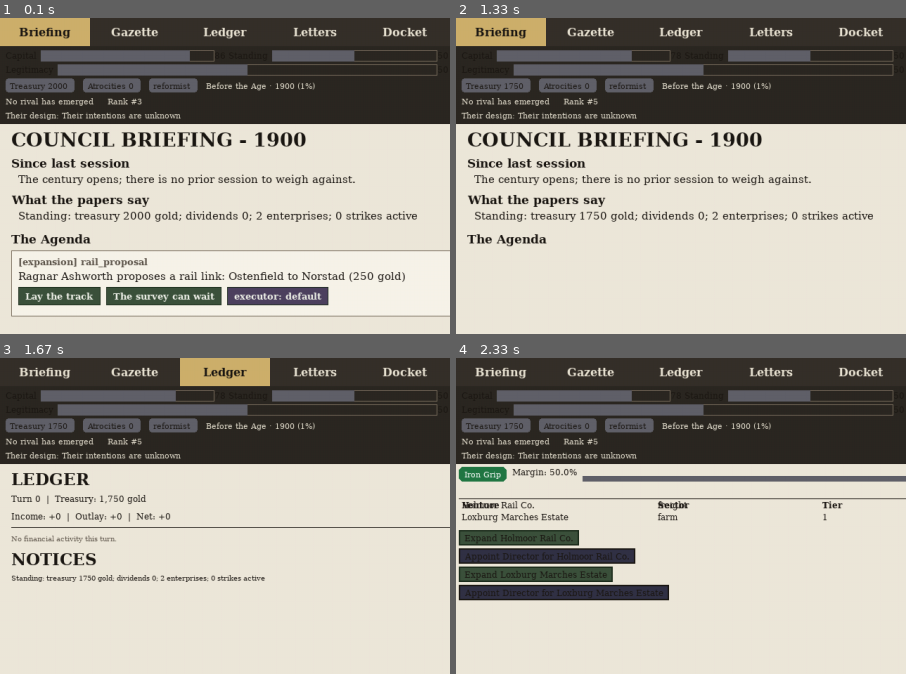
Above: before the commit, frames 1-4 (two rows, left to right).
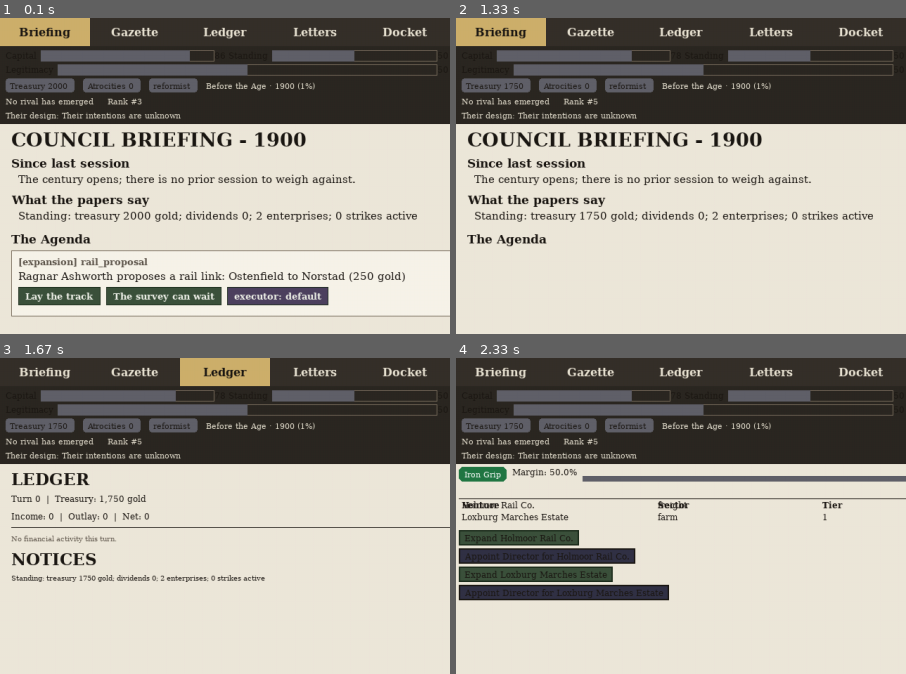
Above: after the commit, the same moments.

Repository: civersen222/Guilded-Age
Game: pygame game, started from gilded/__main__.py
Two runs of this game, one before a commit and one after it. Both use one fixed random seed, a clock stepped at 60 frames per second and the inputs below.
Inputs:
- Up to frame 1 (0.1 s): no input
- Up to frame 2 (1.33 s): click "Lay the track" at 0.38 s; click "Enterprises" at 0.72 s; click "Briefing" at 1.05 s
- Up to frame 3 (1.67 s): click "Ledger" at 1.38 s
- Up to frame 4 (2.33 s): click "Gazette" at 1.72 s; click "Enterprises" at 2.05 s
The pictures show only the part of the screen within x 0-50%, y 0-50%; the shares and areas given below are measured in that part.

Frames 1-2 are identical in both runs. In frame 3, 0.4% of the frame differs, in the area x 10-38%, y 48-52%; in frame 4, nothing differs.

Commit message:
UI7b: harden ledger consumers with mutation-testing guards
- Adjust money() tests for 1-decimal rendering (+0.3, -0.3, 0)
- Add test_summary_sort_by_abs_amount (verifies sort via actual ledger_model)
- Add test_totals_line_outlay_is_negative (verifies totals_line returns negative outlay)
- Add test_history_cells_outlay_is_negative (verifies history_cells returns negative outlay)
- Extract totals_line() and history_cells() helpers from _draw_ledger

Diff:
--- a/gilded/tests/test_ui_ledger.py
+++ b/gilded/tests/test_ui_ledger.py
@@ -10,7 +10,7 @@
 from gilded.houses import House
 from gilded.ui.ledger import (
     money, gold, ledger_model, LedgerRow, TurnLine, LedgerModel,
-    HISTORY_SPAN,
+    HISTORY_SPAN, totals_line, history_cells,
 )
 from gilded.chassis import GildedGame
 from gilded.papers import compose
@@ -65,13 +65,13 @@
     assert money(-2500.0) == "-2,500"
 
 def test_r3_money_small_positive():
-    assert money(0.3) == "+0"
+    assert money(0.3) == "+0.3"
 
 def test_r3_money_small_negative():
-    assert money(-0.3) == "-0"
+    assert money(-0.3) == "-0.3"
 
 def test_r3_money_zero():
-    assert money(0.0) == "+0"
+    assert money(0.0) == "0"
 
 
 # ────────────────────────────────────────────────────────────────────────────
@@ -261,6 +261,26 @@
 
 
 # ────────────────────────────────────────────────────────────────────────────
+# R6: summary sort order (primary descending |amount|, secondary label)
+# ────────────────────────────────────────────────────────────────────────────
+
+def test_summary_sort_by_abs_amount():
+    """Summary rows are sorted by descending |amount|, ties broken by label."""
+    g = _game(seed=123, turns=20)
+    house = list(g.houses.values()).__iter__().__next__()
+    model = ledger_model(house, 19)
+    for i in range(len(model.summary) - 1):
+        a = model.summary[i]
+        b = model.summary[i + 1]
+        if abs(a.amount) == abs(b.amount):
+            assert a.label <= b.label, \
+                f"Summary tie-break wrong: {a.label} > {b.label}"
+        else:
+            assert abs(a.amount) > abs(b.amount), \
+                f"Summary not sorted desc by |amount|: {a.label}|={abs(a.amount)} < {b.label}|={abs(b.amount)}"
+
+
+# ────────────────────────────────────────────────────────────────────────────
 # R7: empty turn
 # ────────────────────────────────────────────────────────────────────────────
 
@@ -505,5 +525,51 @@
     assert row.amount == 0.0, "Zero-net label should have amount 0.0"
 
 
+# ────────────────────────────────────────────────────────────────────────────
+# ITEM 3 (UI7b): totals_line and history_cells sign ownership
+# ────────────────────────────────────────────────────────────────────────────
+
+def test_totals_line_outlay_is_negative():
+    """totals_line must negate outlay so it displays as a debit, not a gain.
+
+    Mutation Z8: changing _signed(-model.outlay) to _signed(model.outlay)
+    would make outlay read as "+1200" instead of "-1200". This test catches it.
+    """
+    model = LedgerModel(
+        turn=1, treasury=1000.0, rows=(),
+        income=500.0, outlay=1200.0, net=-700.0,
+        history=(), summary=(), notices=(),
+    )
+    line = totals_line(model)
+    # Extract the Outlay segment
+    outlay_seg = line.split("Outlay:")[1].split("|")[0].strip()
+    # Outlay must carry a minus sign (it's a spend)
+    assert outlay_seg.startswith("-"), f"Outlay must be negative, got '{outlay_seg}' in: {line}"
+    # Income must be positive (assert sign, not just "negate everything")
+    income_seg = line.split("Income:")[1].split("|")[0].strip()
+    assert not income_seg.startswith("-"), f"Income must be positive, got '{income_seg}' in: {line}"
+    # Net must be negative (income - outlay = 500 - 1200 = -700)
+    net_seg = line.split("Net:")[1].strip()
+    assert net_seg.startswith("-"), f"Net must be negative, got '{net_seg}' in: {line}"
+
+
+def test_history_cells_outlay_is_negative():
+    """history_cells must negate outlay so the History table shows spends as debits.
+
+    Mutation Z5: changing _signed(-line.outlay) to _signed(line.outlay)
+    would make every history row's outlay read as a gain. This test catches it.
+    """
+    line = TurnLine(turn=3, income=300.0, outlay=800.0, net=-500.0)
+    cells = history_cells(line)
+    # Cell 0: turn number
+    assert cells[0] == "3"
+    # Cell 1: income — positive
+    assert not cells[1].startswith("-"), f"Income cell must be positive, got '{cells[1]}'"
+    # Cell 2: outlay — must be negative (the critical check)
+    assert cells[2].startswith("-"), f"Outlay cell must be negative, got '{cells[2]}'"
+    # Cell 3: net — negative (300 - 800 = -500)
+    assert cells[3].startswith("-"), f"Net cell must be negative, got '{cells[3]}'"
+
+
 if __name__ == "__main__":
     pytest.main([__file__, "-v"])
--- a/gilded/ui/broadsheet.py
+++ b/gilded/ui/broadsheet.py
@@ -43,7 +43,9 @@
 from gilded.ui.ledger import (
     LedgerModel, LedgerRow, TurnLine,
     money, gold, ledger_model, HISTORY_SPAN,
+    totals_line, history_cells,
 )
+from gilded.ui.figures import figure
 
 TABS = ("Briefing", "Gazette", "Ledger", "Letters", "Docket", "Policies", "Enterprises", "Atlas", "Powers", "House")
 
@@ -919,12 +921,12 @@
         for name in ("capital", "standing", "blood", "world"):
             md = d.axes[name]
             if md.direction:
-                out.append(f"{name.capitalize()} {cue(md)} {abs(md.change):.0f}")
+                out.append(f"{name.capitalize()} {cue(md)} {figure(md.change)}")
         pairs = (("Legitimacy", d.legitimacy), ("Treasury", d.treasury),
                  ("Tide", d.tide_level), ("Unrest", d.unrest_avg))
         for label, md in pairs:
             if md.direction:
-                out.append(f"{label} {cue(md)} {abs(md.change):.0f}")
+                out.append(f"{label} {cue(md)} {figure(md.change)}")
         if d.rank.direction:
             moved = "improved" if d.rank.change < 0 else "slipped"
             out.append(f"Your standing {moved} to rank #{board.rank}")
@@ -1086,7 +1088,7 @@
 
         # Totals bar
         totals_text = f_body.render(
-            f"Income: {money(model.income)}  |  Outlay: {money(model.outlay)}  |  Net: {money(model.net)}",
+            totals_line(model),
             True, INK,
         )
         surface.blit(totals_text, (PAD, y))
@@ -1156,8 +1158,7 @@
                       Column("Income", width=1.0, align="right"),
                       Column("Outlay", width=1.0, align="right"),
                       Column("Net", width=1.0, align="right")]
-            h_data = [[str(tl.turn), money(tl.income), money(tl.outlay), money(tl.net)]
-                      for tl in model.history]
+            h_data = [history_cells(tl) for tl in model.history]
             h_tbl = Table(h_cols, h_data, size=12)
             h_tbl_h = h_tbl.height()
             h_tbl_rect = pygame.Rect(PAD, y, content.width - 2 * PAD, h_tbl_h)
--- a/gilded/ui/ledger.py
+++ b/gilded/ui/ledger.py
@@ -3,6 +3,8 @@
 
 from dataclasses import dataclass
 from typing import Tuple
+
+from gilded.ui.figures import signed as _signed
 
 HISTORY_SPAN = 8
 
@@ -35,11 +37,8 @@
 
 
 def money(amount: float) -> str:
-    """Format a signed amount as whole gold with comma separators."""
-    sign = "+" if amount >= 0 else "-"
-    magnitude = round(abs(amount))
-    formatted = f"{magnitude:,}"
-    return f"{sign}{formatted}"
+    """Format a signed amount using the shared figure formatter."""
+    return _signed(amount)
 
 
 def gold(amount: float) -> str:
@@ -49,6 +48,24 @@
     if magnitude < 0:
         return f"-{-magnitude:,}"
     return formatted
+
+
+def totals_line(model: LedgerModel) -> str:
+    """Return the full totals bar string. Outlay is negated (it's a magnitude)."""
+    income_str = _signed(model.income)
+    outlay_str = _signed(-model.outlay)
+    net_str = _signed(model.net)
+    return f"Income: {income_str}  |  Outlay: {outlay_str}  |  Net: {net_str}"
+
+
+def history_cells(line: TurnLine) -> list:
+    """Return four cells for a history row: turn, income, outlay, net."""
+    return [
+        str(line.turn),
+        _signed(line.income),
+        _signed(-line.outlay),
+        _signed(line.net),
+    ]
 
 
 def ledger_model(house, turn: int, notices: Tuple[str, ...] = ()) -> LedgerModel:
